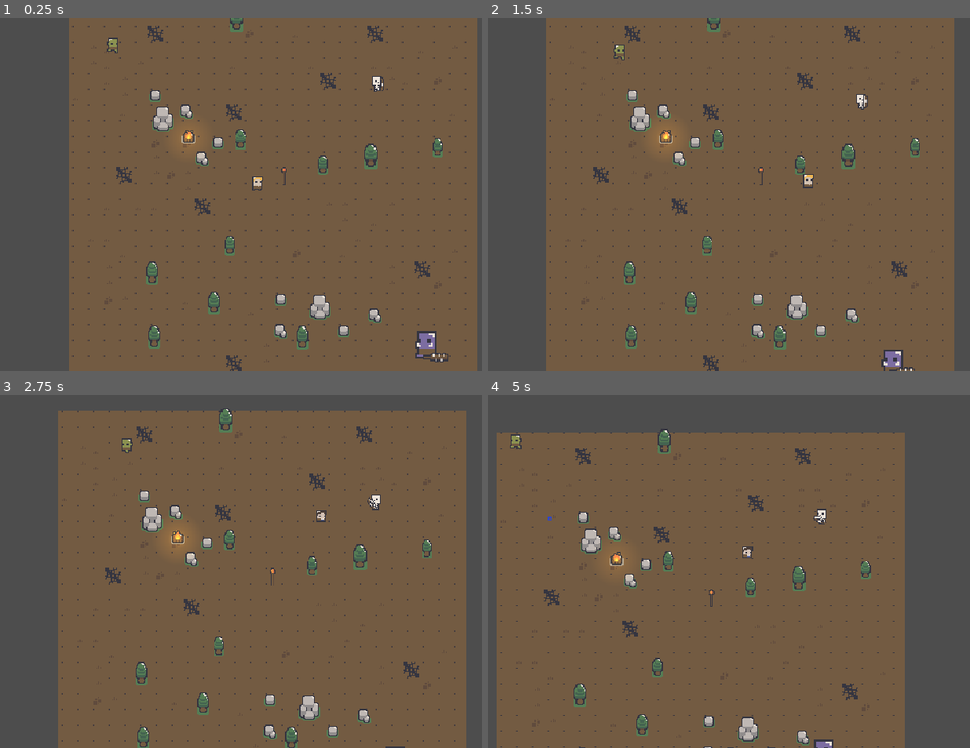
Above: before the commit, frames 1-4 (two rows, left to right).
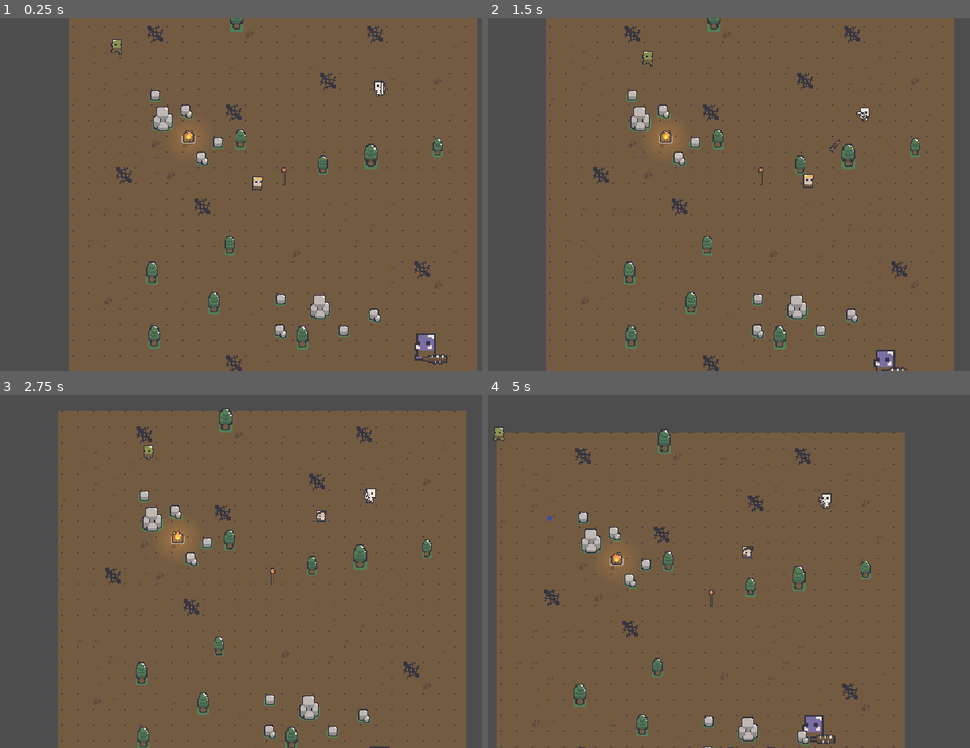
Above: after the commit, the same moments.

Repository: qmarsala/DeliciousDungeon
Game: Godot game, scene res://scenes/debug.tscn
The game is run twice, just before and just after one commit, with the same random seed, the same clock (stepped at 60 frames per second) and the same inputs. This scene is started directly instead of the project's main scene.
Inputs (mouse positions are in pixels of both pictures, inside the frame that each line leads up to):
- Up to frame 1 (0.25 s): no input
- Up to frame 2 (1.5 s): move the mouse to (883, 176) at 0.52 s; hold Right mouse button (dash) 0.53-1.28 s; tap W (heavy_attack) at 0.8, 1.35 s; move the mouse to (618, 212) at 1.27 s
- Up to frame 3 (2.75 s): click (130, 589) at 1.55 s; move the mouse to (318, 493) at 2.02 s; press the mouse at (318, 493) at 2.03 s; right-click (318, 493) at 2.3 s
- Up to frame 4 (5 s): move the mouse to (714, 642) at 2.77 s; release the mouse at (714, 642) at 2.78 s; tap Q (basic_attack) at 2.85 s; tap W (heavy_attack) at 3.05, 4.35 s; move the mouse to (931, 624) at 3.52 s; hold Right mouse button (dash) 3.53-4.28 s; click (931, 624) at 3.8 s; move the mouse to (555, 518) at 4.27 s; right-click (555, 518) at 4.55 s

The runs differ from the first frame. In frame 1, 0.4% of the frame differs, in the area x 22-93%, y 5-99%; in frame 2, 0.6%; in frame 3, 0.3%; in frame 4, 0.7%, in the area x 1-73%, y 9-100%.

Commit message:
refactor to enemy data resource

Diff:
--- a/src/assets/scripts/enemies/enemy.gd
+++ b/src/assets/scripts/enemies/enemy.gd
@@ -1,15 +1,7 @@
 extends CharacterBody2D
 class_name Enemy
 
-# how to combine these things?
-# the scene can't be in the item because of circlular ref
-# need some other parent? or just live with it
-# probably want a 'enemy data'
-@export var drop: Item
-@export var pickupScene: PackedScene
-@export var speed: float = 45
-@export var drop_rate: float = .3
-@export var enemy_id: Enums.Enemies = Enums.Enemies.None
+@export var data: EnemyData
 
 @onready var random: RandomNumberGenerator = RandomNumberGenerator.new()
 @onready var animations: AnimatedSprite2D = $Animations
@@ -17,29 +9,27 @@
 @onready var state_machine: EnemyStateMachine = $StateMachine
 @onready var audio_stream_player: AudioStreamPlayer2D = $AudioStreamPlayer
 
+# should attack state take care of this?
 var attack_is_cooling_down = false
 var agro: float = 0.0
+
+func _ready() -> void:
+	state_machine.init(self)
+	%HealthComponent.HealthDepleted.connect(_on_health_depleted)
 
 func is_dead(): return %HealthComponent.is_dead()
 
 func receive_damage(damage):
-	if is_dead():
-		return
+	if is_dead(): return
 	%HealthComponent.take_damage(damage)
+	if is_dead(): return
 	state_machine.transition_to("EnemyFightingState")
-	if is_dead():
-		var r = random.randf()
-		if r <= drop_rate and drop:
-			var dropInstance = pickupScene.instantiate()
-			dropInstance.item = drop
-			dropInstance.position = global_position
-			# todo: this needs to stay 'in world' not in root
-			# should we signal and have a drop manager?
-			# otherwise food doesn't get cleaned up on scene changes
-			get_tree().get_first_node_in_group("World").add_child(dropInstance)
 
 func _on_death_timer_timeout():
 	queue_free()
 
 func _on_attack_cooldown_timer_timeout():
 	attack_is_cooling_down = false
+
+func _on_health_depleted() -> void:
+	state_machine.transition_to("EnemyDeadState")
--- a/src/assets/scripts/enemies/enemy_states/enemy_dead_state.gd
+++ b/src/assets/scripts/enemies/enemy_states/enemy_dead_state.gd
@@ -4,7 +4,7 @@
 @onready var death_timer: Timer = $DeathTimer
 
 func enter():
-	SignalBusService.EnemyDied.emit(enemy.enemy_id)
+	SignalBusService.EnemyDied.emit(enemy.data.enemy_id)
 	death_timer.start(.7)
 	enemy.animations.play("die")
 
--- a/src/assets/scripts/enemies/enemy_states/enemy_exploring_state.gd
+++ b/src/assets/scripts/enemies/enemy_states/enemy_exploring_state.gd
@@ -1,8 +1,5 @@
 extends EnemyState
 class_name EnemyExploringState
-
-@export var move_speed := 25
-@export var vision_range: float = 40
 
 var player : CharacterBody2D
 var move_direction : Vector2
@@ -22,12 +19,13 @@
 	else:
 		randomize_explore()
 
+#test: is_instance_valid vs != null?
 func handle_physics_process(delta: float):
-	if enemy != null:
-		enemy.velocity = move_direction * move_speed
-		if player != null:
+	if is_instance_valid(enemy):
+		enemy.velocity = move_direction * enemy.data.speed
+		if is_instance_valid(player):
 			var direction = player.global_position - enemy.global_position
-			if direction.length() <= vision_range:
+			if direction.length() <= enemy.data.vision_range:
 				Transitioned.emit(self, "EnemyFightingState")
 		else:
 			#todo: why do we need this? the first 'state enter' isn't setting it correctly for some reason
--- a/src/assets/scripts/enemies/enemy_states/enemy_fighting_state.gd
+++ b/src/assets/scripts/enemies/enemy_states/enemy_fighting_state.gd
@@ -15,25 +15,11 @@
 @export var attack_animation_player: AnimationPlayer
 @export var animated_weapon_sprite: AnimatedSprite2D
 
-@export var attack_cooldown: float = .8
-@export var attack_delay: float = .3
-@export var attack_damage = 1.5
+# wonder if 'retreat' should be its own state
 
-# wonder if 'retreat' should be its own state
-@export var min_distance = 10
-@export var ideal_distance_min = 11
-@export var ideal_distance_max = 19
-@export var max_distance = 80
-@export var retreat_speed = 0.7
-@export var engage_speed = 1.15
+# maybe need to pull out an audio component
+# that reacts to attack events?
 
-#maybe need to pull this out to an audio component
-#that reacts to attack events?
-@export var attack_sound: AudioStream
-@export var attack_sound_on_delay: bool = false
-
-@export var is_ranged: bool = false
-@export var projectile: PackedScene
 
 @onready var attack_cooldown_timer: Timer = $AttackCooldownTimer
 @onready var attack_timer: Timer = $AttackTimer
@@ -67,8 +53,8 @@
 		enemy.attack_is_cooling_down = true
 		handle_attack_animations()
 		attack_target = potential_target
-		attack_timer.start(attack_delay)
-		attack_cooldown_timer.start(attack_cooldown)
+		attack_timer.start(enemy.data.attack_delay)
+		attack_cooldown_timer.start(enemy.data.attack_cooldown)
 
 func handle_physics_process(delta: float):
 	if player == null:
@@ -80,26 +66,27 @@
 
 		if time - retreated_at <= min_retreat_time:
 			# todo: what about when this means running into a wall?
-			enemy.velocity = -(direction.normalized() * (enemy.speed * retreat_speed))
+			enemy.velocity = -(direction.normalized() * (enemy.data.speed * enemy.data.retreat_speed_multiplier))
 			return
 
-		if distance <= min_distance and time - retreated_at >= retreat_cooldown:
+		if distance <= enemy.data.min_distance and time - retreated_at >= retreat_cooldown:
 			retreated_at = time
-		elif distance >= max_distance:
+		elif distance >= enemy.data.max_distance:
 			Transitioned.emit(self, "EnemyExploringState")
-		elif distance >= ideal_distance_min and distance <= ideal_distance_max:
+		elif distance >= enemy.data.ideal_distance_min and distance <= enemy.data.ideal_distance_max:
 			enemy.velocity = Vector2.ZERO
 		else:
-			enemy.velocity = direction.normalized() * enemy.speed * engage_speed
+			enemy.velocity = direction.normalized() * enemy.data.speed * enemy.data.engage_speed_multiplier
 
 # todo: strategy pattern?
 # the 'weapon' being the strategy?
 func handle_attack():
-	if attack_sound and enemy.audio_stream_player and attack_sound_on_delay:
-		enemy.audio_stream_player.stream = attack_sound
+	if enemy.data.attack_sound and enemy.audio_stream_player and enemy.data.attack_sound_on_delay:
+		enemy.audio_stream_player.stream = enemy.data.attack_sound
 		enemy.audio_stream_player.play()
-	if is_ranged:
-		var projectile_instance = projectile.instantiate() as Projectile
+	if enemy.data.is_ranged:
+		var projectile_instance = enemy.data.projectile.instantiate() as Projectile
+		projectile_instance.damage = enemy.data.attack_damage
 		projectile_instance.init(enemy.global_position, attack_target)
 		# todo: where is the best place to spawn these things?
 		get_tree().root.add_child(projectile_instance)
@@ -107,15 +94,15 @@
 		enemy.attack_range.look_at(attack_target)
 		var target = enemy.attack_range.get_collider()
 		if target is Hitbox:
-			target.receive_damage(attack_damage)
+			target.receive_damage(enemy.data.attack_damage)
 	target_locked = false
 
 func handle_attack_animations():
-	if attack_sound and enemy.audio_stream_player and not attack_sound_on_delay:
-		enemy.audio_stream_player.stream = attack_sound
+	if enemy.data.attack_sound and enemy.audio_stream_player and not enemy.data.attack_sound_on_delay:
+		enemy.audio_stream_player.stream = enemy.data.attack_sound
 		enemy.audio_stream_player.play()
 	#would this also be in the 'weapon'
-	if is_ranged:
+	if enemy.data.is_ranged:
 		if not animated_weapon_sprite or animated_weapon_sprite.is_playing():
 			return
 		animated_weapon_sprite.play("shoot")
--- a/src/assets/scripts/enemies/enemy_states/enemy_state.gd
+++ b/src/assets/scripts/enemies/enemy_states/enemy_state.gd
@@ -1,7 +1,7 @@
 extends Node
 class_name EnemyState
 
-@export var enemy: Enemy
+var enemy: Enemy
 
 signal Transitioned
 
--- a/src/assets/scripts/enemies/enemy_states/enemy_state_machine.gd
+++ b/src/assets/scripts/enemies/enemy_states/enemy_state_machine.gd
@@ -4,12 +4,14 @@
 @export var initial_state: EnemyState
 var current_state: EnemyState
 var states: Dictionary = {}
+var enemy: Enemy
 
-func _ready() -> void:
-	%HealthComponent.HealthDepleted.connect(_on_health_depleted)
+func init(e: Enemy):
+	enemy = e
 	for child in get_children():
 		if child is EnemyState:
 			states[child.name.to_lower()] = child
+			child.enemy = enemy
 			child.Transitioned.connect(on_child_transition)
 	if initial_state:
 		initial_state.enter()
@@ -36,6 +38,3 @@
 		current_state.exit()
 	new_state.enter()
 	current_state = new_state
-
-func _on_health_depleted() -> void:
-	transition_to("EnemyDeadState")
--- a/src/scenes/enemies/goblin.tscn
+++ b/src/scenes/enemies/goblin.tscn
@@ -1,8 +1,7 @@
-[gd_scene load_steps=32 format=3 uid="uid://l5ic445kl6da"]
+[gd_scene load_steps=30 format=3 uid="uid://l5ic445kl6da"]
 
 [ext_resource type="Script" path="res://assets/scripts/enemies/enemy.gd" id="1_0vklg"]
-[ext_resource type="Resource" uid="uid://eahj1urja2wk" path="res://assets/data/items/goblin_steak.tres" id="2_njhog"]
-[ext_resource type="PackedScene" uid="uid://bq43heu5kffs1" path="res://scenes/items/pickup.tscn" id="3_tb4fj"]
+[ext_resource type="Resource" uid="uid://bimn8sgkvl2o3" path="res://assets/data/enemies/goblin.tres" id="2_1c58a"]
 [ext_resource type="Texture2D" uid="uid://c63k7jadehpp7" path="res://assets/sprites/dungeon/goblin_.png" id="4_c6iyo"]
 [ext_resource type="PackedScene" uid="uid://ydoamsvkvmjd" path="res://scenes/components/health_component.tscn" id="5_awlvx"]
 [ext_resource type="PackedScene" uid="uid://c5oj53s80lw1c" path="res://scenes/components/hitbox.tscn" id="5_h3vuw"]
@@ -11,7 +10,6 @@
 [ext_resource type="Script" path="res://assets/scripts/enemies/enemy_states/enemy_exploring_state.gd" id="8_0refy"]
 [ext_resource type="Script" path="res://assets/scripts/enemies/enemy_states/enemy_dead_state.gd" id="9_86ol2"]
 [ext_resource type="Script" path="res://assets/scripts/enemies/enemy_states/enemy_fighting_state.gd" id="10_ojrjy"]
-[ext_resource type="AudioStream" uid="uid://cqthkgiabjwqh" path="res://assets/audio/MeleeSwing.wav" id="12_532co"]
 
 [sub_resource type="AtlasTexture" id="AtlasTexture_b577t"]
 atlas = ExtResource("4_c6iyo")
@@ -161,9 +159,7 @@
 collision_layer = 4
 collision_mask = 7
 script = ExtResource("1_0vklg")
-drop = ExtResource("2_njhog")
-pickupScene = ExtResource("3_tb4fj")
-enemy_id = 1
+data = ExtResource("2_1c58a")
 
 [node name="Animations" type="AnimatedSprite2D" parent="."]
 position = Vector2(0, -4)
@@ -208,20 +204,16 @@
 script = ExtResource("7_8pbow")
 initial_state = NodePath("EnemyExploringState")
 
-[node name="EnemyExploringState" type="Node" parent="StateMachine" node_paths=PackedStringArray("enemy")]
+[node name="EnemyExploringState" type="Node" parent="StateMachine"]
 script = ExtResource("8_0refy")
-enemy = NodePath("../..")
-
-[node name="EnemyDeadState" type="Node" parent="StateMachine" node_paths=PackedStringArray("enemy")]
+
+[node name="EnemyDeadState" type="Node" parent="StateMachine"]
 script = ExtResource("9_86ol2")
-enemy = NodePath("../..")
 
 [node name="DeathTimer" type="Timer" parent="StateMachine/EnemyDeadState"]
 
-[node name="EnemyFightingState" type="Node" parent="StateMachine" node_paths=PackedStringArray("enemy")]
+[node name="EnemyFightingState" type="Node" parent="StateMachine"]
 script = ExtResource("10_ojrjy")
-attack_sound = ExtResource("12_532co")
-enemy = NodePath("../..")
 
 [node name="AttackCooldownTimer" type="Timer" parent="StateMachine/EnemyFightingState"]
 one_shot = true
--- a/src/scenes/enemies/ranged_skeleton.tscn
+++ b/src/scenes/enemies/ranged_skeleton.tscn
@@ -1,6 +1,7 @@
-[gd_scene load_steps=38 format=3 uid="uid://d0nk2tnjt4nfh"]
+[gd_scene load_steps=37 format=3 uid="uid://d0nk2tnjt4nfh"]
 
 [ext_resource type="Script" path="res://assets/scripts/enemies/enemy.gd" id="1_adk1w"]
+[ext_resource type="Resource" uid="uid://73gucalk24fs" path="res://assets/data/enemies/ranged_skeleton.tres" id="2_7pu6r"]
 [ext_resource type="Texture2D" uid="uid://b8oevf8utgr0q" path="res://assets/sprites/dungeon/skeleton_.png" id="2_nwp28"]
 [ext_resource type="PackedScene" uid="uid://c5oj53s80lw1c" path="res://scenes/components/hitbox.tscn" id="3_60mma"]
 [ext_resource type="PackedScene" uid="uid://ydoamsvkvmjd" path="res://scenes/components/health_component.tscn" id="4_i88yj"]
@@ -10,8 +11,6 @@
 [ext_resource type="Script" path="res://assets/scripts/enemies/enemy_states/enemy_exploring_state.gd" id="7_vwvb0"]
 [ext_resource type="Script" path="res://assets/scripts/enemies/enemy_states/enemy_dead_state.gd" id="8_qote8"]
 [ext_resource type="Script" path="res://assets/scripts/enemies/enemy_states/enemy_fighting_state.gd" id="9_6ro1r"]
-[ext_resource type="PackedScene" uid="uid://bqkw7smlx0kjy" path="res://scenes/items/enemy_arrow.tscn" id="10_baqdl"]
-[ext_resource type="AudioStream" uid="uid://ctlfpnj1tkedh" path="res://assets/audio/GoblinAttack.wav" id="11_rd5yt"]
 
 [sub_resource type="AtlasTexture" id="AtlasTexture_0gww3"]
 atlas = ExtResource("2_nwp28")
@@ -213,8 +212,7 @@
 collision_layer = 4
 collision_mask = 7
 script = ExtResource("1_adk1w")
-speed = 35.0
-enemy_id = 2
+data = ExtResource("2_7pu6r")
 
 [node name="Animations" type="AnimatedSprite2D" parent="."]
 position = Vector2(0, -4)
@@ -268,36 +266,18 @@
 script = ExtResource("6_wq5x7")
 initial_state = NodePath("EnemyExploringState")
 
-[node name="EnemyExploringState" type="Node" parent="StateMachine" node_paths=PackedStringArray("enemy")]
+[node name="EnemyExploringState" type="Node" parent="StateMachine"]
 script = ExtResource("7_vwvb0")
-move_speed = 15
-vision_range = 95.0
-enemy = NodePath("../..")
-
-[node name="EnemyDeadState" type="Node" parent="StateMachine" node_paths=PackedStringArray("enemy")]
+
+[node name="EnemyDeadState" type="Node" parent="StateMachine"]
 script = ExtResource("8_qote8")
-enemy = NodePath("../..")
 
 [node name="DeathTimer" type="Timer" parent="StateMachine/EnemyDeadState"]
 one_shot = true
 
-[node name="EnemyFightingState" type="Node" parent="StateMachine" node_paths=PackedStringArray("animated_weapon_sprite", "enemy")]
+[node name="EnemyFightingState" type="Node" parent="StateMachine" node_paths=PackedStringArray("animated_weapon_sprite")]
 script = ExtResource("9_6ro1r")
 animated_weapon_sprite = NodePath("../../Hand/AttackRange/Bow")
-attack_cooldown = 2.0
-attack_delay = 0.5
-attack_damage = 2.0
-min_distance = 40
-ideal_distance_min = 50
-ideal_distance_max = 70
-max_distance = 90
-retreat_speed = 1.15
-engage_speed = 0.7
-attack_sound = ExtResource("11_rd5yt")
-attack_sound_on_delay = true
-is_ranged = true
-projectile = ExtResource("10_baqdl")
-enemy = NodePath("../..")
 
 [node name="AttackCooldownTimer" type="Timer" parent="StateMachine/EnemyFightingState"]
 one_shot = true
--- a/src/scenes/enemies/troll.tscn
+++ b/src/scenes/enemies/troll.tscn
@@ -1,18 +1,16 @@
-[gd_scene load_steps=39 format=3 uid="uid://cwoqb0h58gi6y"]
+[gd_scene load_steps=37 format=3 uid="uid://cwoqb0h58gi6y"]
 
 [ext_resource type="Script" path="res://assets/scripts/enemies/enemy.gd" id="1_b43ex"]
+[ext_resource type="Resource" uid="uid://dme853k8xu4qu" path="res://assets/data/enemies/troll.tres" id="2_f36uu"]
 [ext_resource type="Texture2D" uid="uid://d3bkdx3n808em" path="res://assets/sprites/forestSprites_ v1.2/troll_.png" id="2_o0od4"]
-[ext_resource type="Resource" uid="uid://eahj1urja2wk" path="res://assets/data/items/goblin_steak.tres" id="2_uhaql"]
 [ext_resource type="Texture2D" uid="uid://dyywsx6uxabdm" path="res://assets/sprites/forestSprites_ v1.2/weapons_.png" id="3_dhr1q"]
 [ext_resource type="PackedScene" uid="uid://ydoamsvkvmjd" path="res://scenes/components/health_component.tscn" id="3_f1a2u"]
-[ext_resource type="PackedScene" uid="uid://bq43heu5kffs1" path="res://scenes/items/pickup.tscn" id="3_mlcm0"]
 [ext_resource type="PackedScene" uid="uid://c5oj53s80lw1c" path="res://scenes/components/hitbox.tscn" id="3_rcevn"]
 [ext_resource type="Script" path="res://assets/scripts/components/movement_component.gd" id="4_fkqlc"]
 [ext_resource type="Script" path="res://assets/scripts/enemies/enemy_states/enemy_state_machine.gd" id="5_glwib"]
 [ext_resource type="Script" path="res://assets/scripts/enemies/enemy_states/enemy_exploring_state.gd" id="6_dte23"]
 [ext_resource type="Script" path="res://assets/scripts/enemies/enemy_states/enemy_dead_state.gd" id="7_47qvp"]
 [ext_resource type="Script" path="res://assets/scripts/enemies/enemy_states/enemy_fighting_state.gd" id="8_lq3vs"]
-[ext_resource type="AudioStream" uid="uid://cqthkgiabjwqh" path="res://assets/audio/MeleeSwing.wav" id="13_ky7qa"]
 
 [sub_resource type="AtlasTexture" id="AtlasTexture_0jx43"]
 atlas = ExtResource("2_o0od4")
@@ -458,11 +456,7 @@
 collision_layer = 4
 collision_mask = 7
 script = ExtResource("1_b43ex")
-drop = ExtResource("2_uhaql")
-pickupScene = ExtResource("3_mlcm0")
-speed = 30.0
-drop_rate = 1.0
-enemy_id = 3
+data = ExtResource("2_f36uu")
 
 [node name="Animations" type="AnimatedSprite2D" parent="."]
 position = Vector2(0, -4)
@@ -516,25 +510,17 @@
 script = ExtResource("5_glwib")
 initial_state = NodePath("EnemyExploringState")
 
-[node name="EnemyExploringState" type="Node" parent="StateMachine" node_paths=PackedStringArray("enemy")]
+[node name="EnemyExploringState" type="Node" parent="StateMachine"]
 script = ExtResource("6_dte23")
-move_speed = 15
-vision_range = 70.0
-enemy = NodePath("../..")
-
-[node name="EnemyDeadState" type="Node" parent="StateMachine" node_paths=PackedStringArray("enemy")]
+
+[node name="EnemyDeadState" type="Node" parent="StateMachine"]
 script = ExtResource("7_47qvp")
-enemy = NodePath("../..")
 
 [node name="DeathTimer" type="Timer" parent="StateMachine/EnemyDeadState"]
 
-[node name="EnemyFightingState" type="Node" parent="StateMachine" node_paths=PackedStringArray("attack_animation_player", "enemy")]
+[node name="EnemyFightingState" type="Node" parent="StateMachine" node_paths=PackedStringArray("attack_animation_player")]
 script = ExtResource("8_lq3vs")
 attack_animation_player = NodePath("../../AttackAnimation")
-attack_cooldown = 1.8
-attack_damage = 3.5
-attack_sound = ExtResource("13_ky7qa")
-enemy = NodePath("../..")
 
 [node name="AttackCooldownTimer" type="Timer" parent="StateMachine/EnemyFightingState"]
 one_shot = true
